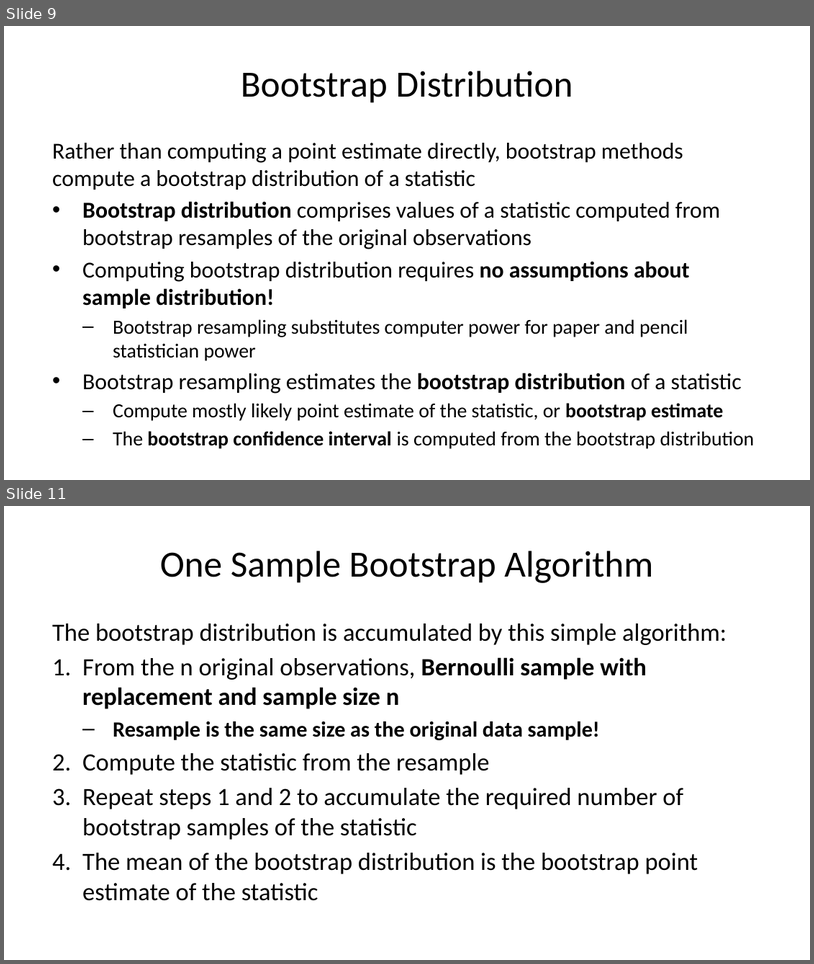
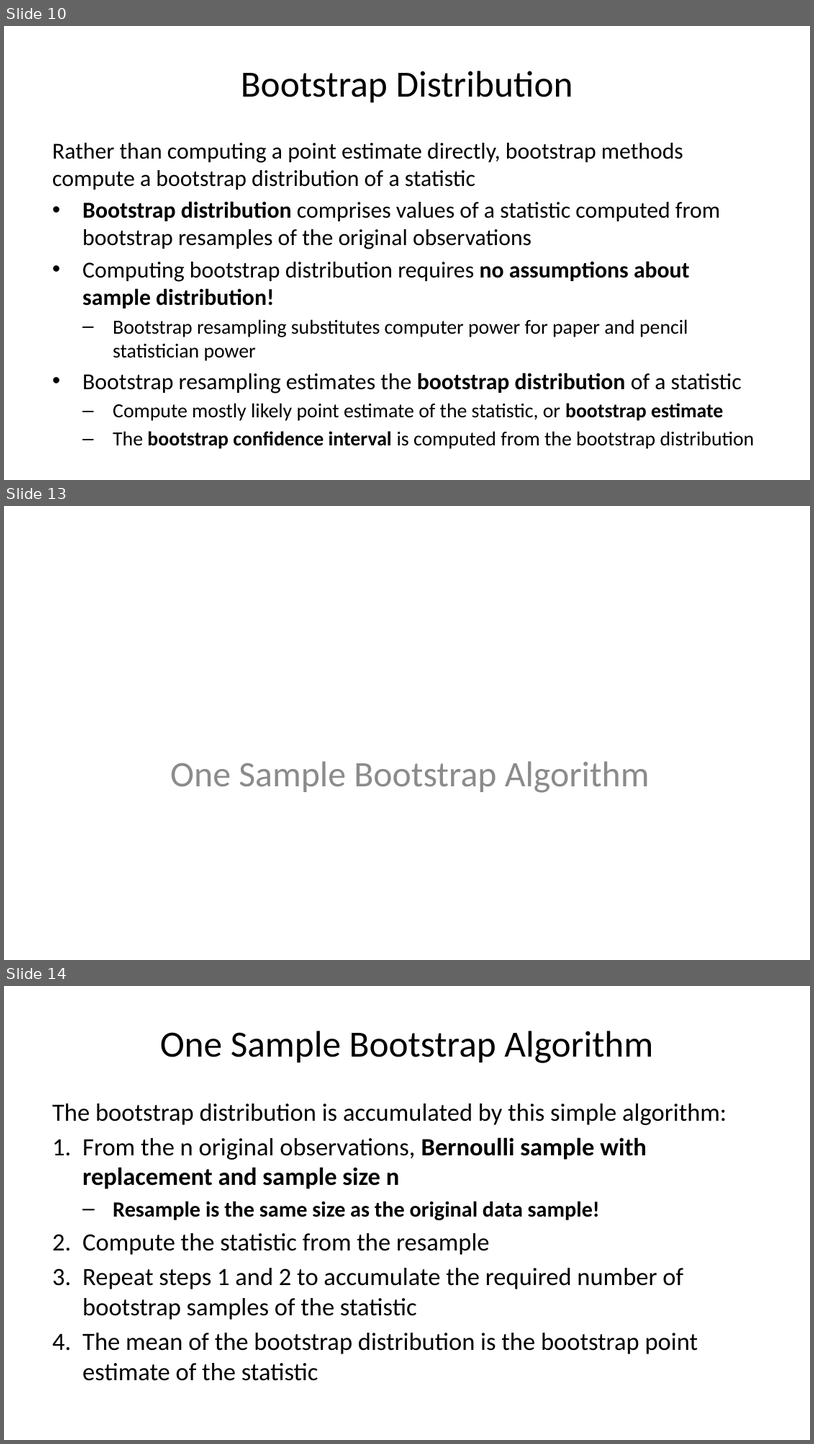
Before and after one commit to StephenElston/CSCI-E-83, a slide deck: LectureSlides/06b_IntroductionToBootstrap.pptx. Shown one above the other, each under a label of ours: slides 9 and 11 before the commit, slides 10, 13 and 14 after it; the slides between them are not shown. The pictures are 814x964 and 814x1444 pixels, drawn with LibreOffice and Linux fonts; fonts in the diff are those of the drawing. Boxes give left, top, right and bottom in pixels: in the first picture for what was removed or moved away, otherwise in the second. Text is boxed around its words. In the diff, an @@ line names an element or a change of style, - is before the commit and + after.

Commit message:
Improved text on slides, added figure for bootstrap CIs

```diff
--- a/LectureSlides/06b_IntroductionToBootstrap.pptx
+++ b/LectureSlides/06b_IntroductionToBootstrap.pptx
@@ slide 13 added at [4,506,810,960], background #FFFFFF @@
@@ text added at [170,761,650,793], 32 pt, text #8C8C8C @@
+One Sample Bootstrap Algorithm
@@ what was slide 9 is now slide 10 @@
@@ what was slide 11 is now slide 14 @@
```
Also in this commit, not shown: 5 slides changed, 4 other slides added.
